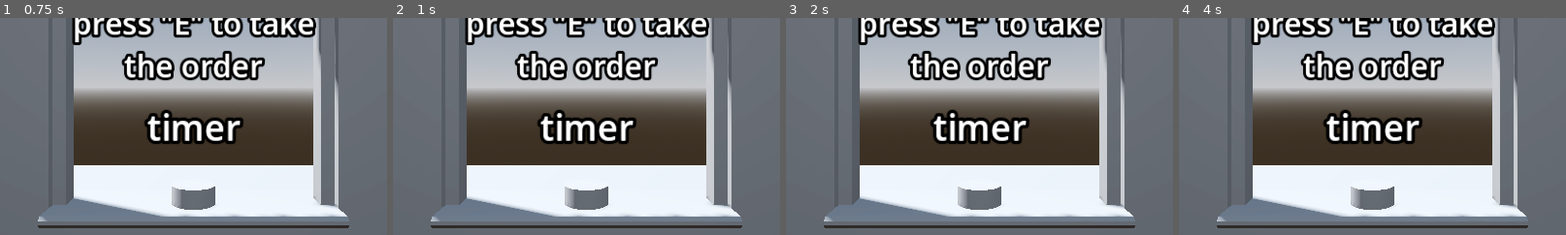
Above: before the commit, frames 1-4 (left to right).
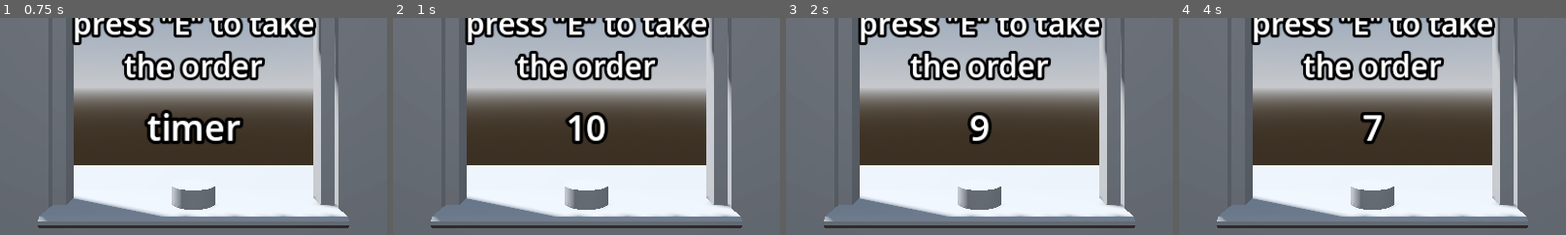
Above: after the commit, the same moments.

Repository: yenaing-oo/Cooked-CSSA-GameJam-2024
Game: Godot game, scene res://Order-Window.tscn
The game is run twice, just before and just after one commit, with the same random seed, the same clock (stepped at 60 frames per second) and the same inputs. This scene is started directly instead of the project's main scene.
Inputs:
- Up to frame 1 (0.75 s): tap Enter at 0.5 s
- Up to frame 2 (1 s): no input
- Up to frame 3 (2 s): tap Space at 1.25 s
- Up to frame 4 (4 s): tap Enter at 2.75 s; tap Space at 3.5 s
The pictures show only the part of the screen within x 25-75%, y 34-84%; the shares and areas given below are measured in that part.

Frame 1 is identical in both runs. In frame 2, 2.7% of the frame differs, in the area x 37-63%, y 42-59%; in frame 3, 2.7%; in frame 4, 2.9%.

Commit message:
Make the timer work
Working countdown

Diff:
--- a/Order-Window.tscn
+++ b/Order-Window.tscn
@@ -1,5 +1,6 @@
-[gd_scene load_steps=10 format=3 uid="uid://n0nn3om43skj"]
+[gd_scene load_steps=11 format=3 uid="uid://n0nn3om43skj"]
 
+[ext_resource type="Script" path="res://order_window.gd" id="1_sj23p"]
 [ext_resource type="ArrayMesh" uid="uid://da53wswqtm50o" path="res://assest/window.obj" id="1_uu8a2"]
 
 [sub_resource type="ProceduralSkyMaterial" id="ProceduralSkyMaterial_ktx0l"]
@@ -27,6 +28,22 @@
 [sub_resource type="CylinderShape3D" id="CylinderShape3D_apg3s"]
 
 [node name="Node3D" type="Node3D"]
+script = ExtResource("1_sj23p")
+
+[node name="Timer" type="Timer" parent="."]
+process_callback = 0
+autostart = true
+
+[node name="timer" type="Label3D" parent="Timer"]
+transform = Transform3D(-4.37114e-08, 0, -1, 0, 1, 0, 1, 0, -4.37114e-08, 1.26829, 1.17863, 0)
+double_sided = false
+text = "timer"
+
+[node name="instruction" type="Label3D" parent="Timer/timer"]
+transform = Transform3D(1, 0, 0, 0, 1, 0, 0, 0, 1, -1.20921e-08, 0.406995, -0.276635)
+no_depth_test = true
+text = "press \"E\" to take
+the order"
 
 [node name="WorldEnvironment" type="WorldEnvironment" parent="."]
 environment = SubResource("Environment_r668h")
@@ -76,13 +93,4 @@
 [node name="SpotLight3D" type="SpotLight3D" parent="Camera3D"]
 transform = Transform3D(1, -3.46767e-08, -1.70992e-08, 3.46767e-08, 0.608817, 0.793311, -1.70992e-08, -0.793311, 0.608817, 6.42784e-08, 2, 1.47052)
 
-[node name="timer" type="Label3D" parent="."]
-transform = Transform3D(-4.37114e-08, 0, -1, 0, 1, 0, 1, 0, -4.37114e-08, 1.26829, 1.17863, 0)
-double_sided = false
-text = "timer"
-
-[node name="instruction" type="Label3D" parent="timer"]
-transform = Transform3D(1, 0, 0, 0, 1, 0, 0, 0, 1, -1.20921e-08, 0.406995, -0.276635)
-no_depth_test = true
-text = "press \"E\" to take
-the order"
+[connection signal="timeout" from="Timer" to="." method="_on_timer_timeout"]
--- a/OrderWindow.gd
+++ /dev/null
@@ -1,6 +0,0 @@
-extends Node
-
-
-# Called every frame. 'delta' is the elapsed time since the previous frame.
-func _process(delta: float) -> void:
-	pass
--- /dev/null
+++ b/order_window.gd
@@ -0,0 +1,20 @@
+extends Node3D
+
+#countdown timer for taking orders.
+const TAKE_ORDER_TIMER = 11
+
+
+var time = TAKE_ORDER_TIMER
+
+@onready var timer: Label3D = $Timer/timer
+
+func _ready() -> void:
+	$Timer.start()
+
+
+
+func _on_timer_timeout() -> void:
+	time = time - 1
+	timer.text = str(time)
+	if(time == 0):
+		time = TAKE_ORDER_TIMER
--- a/project.godot
+++ b/project.godot
@@ -14,3 +14,30 @@
 run/main_scene="res://main.tscn"
 config/features=PackedStringArray("4.3", "Forward Plus")
 config/icon="res://icon.svg"
+
+[input]
+
+up={
+"deadzone": 0.5,
+"events": [Object(InputEventKey,"resource_local_to_scene":false,"resource_name":"","device":-1,"window_id":0,"alt_pressed":false,"shift_pressed":false,"ctrl_pressed":false,"meta_pressed":false,"pressed":false,"keycode":0,"physical_keycode":87,"key_label":0,"unicode":119,"location":0,"echo":false,"script":null)
+, Object(InputEventKey,"resource_local_to_scene":false,"resource_name":"","device":-1,"window_id":0,"alt_pressed":false,"shift_pressed":false,"ctrl_pressed":false,"meta_pressed":false,"pressed":false,"keycode":0,"physical_keycode":4194320,"key_label":0,"unicode":0,"location":0,"echo":false,"script":null)
+]
+}
+down={
+"deadzone": 0.5,
+"events": [Object(InputEventKey,"resource_local_to_scene":false,"resource_name":"","device":-1,"window_id":0,"alt_pressed":false,"shift_pressed":false,"ctrl_pressed":false,"meta_pressed":false,"pressed":false,"keycode":0,"physical_keycode":83,"key_label":0,"unicode":115,"location":0,"echo":false,"script":null)
+, Object(InputEventKey,"resource_local_to_scene":false,"resource_name":"","device":-1,"window_id":0,"alt_pressed":false,"shift_pressed":false,"ctrl_pressed":false,"meta_pressed":false,"pressed":false,"keycode":0,"physical_keycode":4194322,"key_label":0,"unicode":0,"location":0,"echo":false,"script":null)
+]
+}
+left={
+"deadzone": 0.5,
+"events": [Object(InputEventKey,"resource_local_to_scene":false,"resource_name":"","device":-1,"window_id":0,"alt_pressed":false,"shift_pressed":false,"ctrl_pressed":false,"meta_pressed":false,"pressed":false,"keycode":0,"physical_keycode":65,"key_label":0,"unicode":97,"location":0,"echo":false,"script":null)
+, Object(InputEventKey,"resource_local_to_scene":false,"resource_name":"","device":-1,"window_id":0,"alt_pressed":false,"shift_pressed":false,"ctrl_pressed":false,"meta_pressed":false,"pressed":false,"keycode":0,"physical_keycode":4194319,"key_label":0,"unicode":0,"location":0,"echo":false,"script":null)
+]
+}
+right={
+"deadzone": 0.5,
+"events": [Object(InputEventKey,"resource_local_to_scene":false,"resource_name":"","device":-1,"window_id":0,"alt_pressed":false,"shift_pressed":false,"ctrl_pressed":false,"meta_pressed":false,"pressed":false,"keycode":0,"physical_keycode":68,"key_label":0,"unicode":100,"location":0,"echo":false,"script":null)
+, Object(InputEventKey,"resource_local_to_scene":false,"resource_name":"","device":-1,"window_id":0,"alt_pressed":false,"shift_pressed":false,"ctrl_pressed":false,"meta_pressed":false,"pressed":false,"keycode":0,"physical_keycode":4194321,"key_label":0,"unicode":0,"location":0,"echo":false,"script":null)
+]
+}
